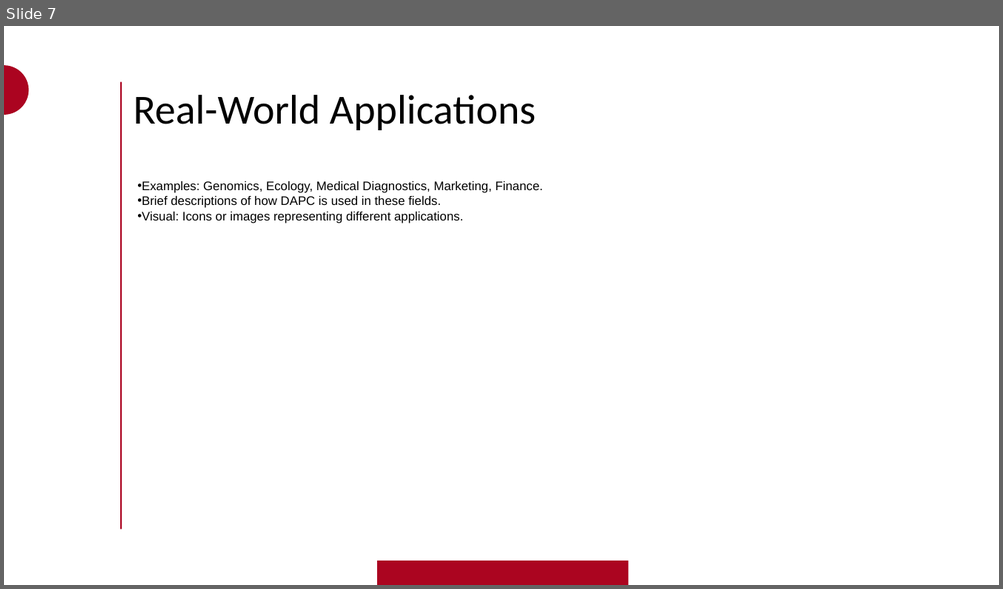
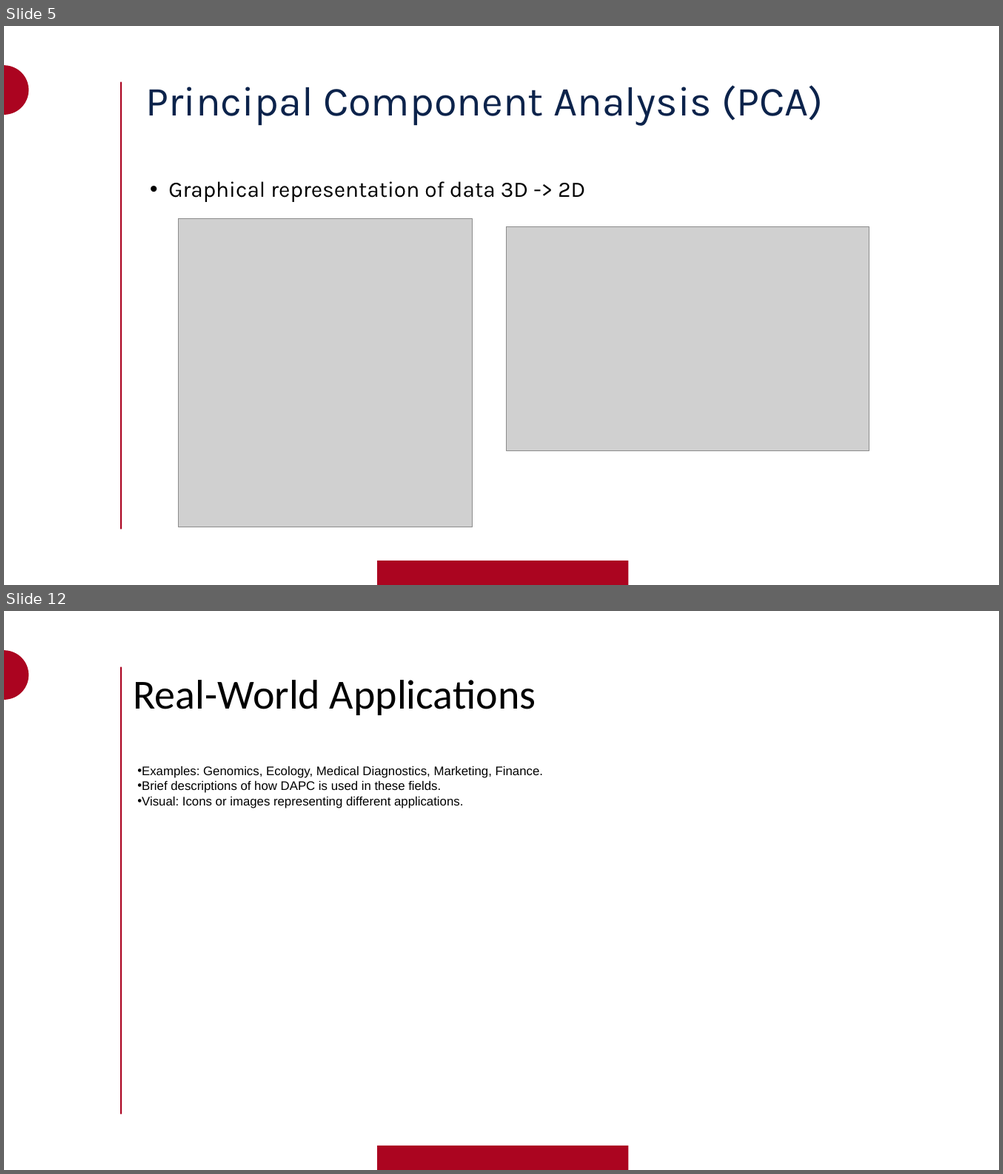
Before and after one commit to rileymawson/INFO_523_DAPC, a slide deck: DAPC_Info_523_RPM_BJMM.pptx. Shown one above the other, each under a label of ours: slide 7 before the commit, slides 5 and 12 after it; the slides between them are not shown. The pictures are 1003x589 and 1003x1174 pixels, drawn with LibreOffice and Linux fonts; fonts in the diff are those of the drawing; grey boxes stand for pictures; background and template pictures are left out. Boxes give left, top, right and bottom in pixels: in the first picture for what was removed or moved away, otherwise in the second. Text is boxed around its words. In the diff, an @@ line names an element or a change of style, - is before the commit and + after.

```diff
--- a/DAPC_Info_523_RPM_BJMM.pptx
+++ b/DAPC_Info_523_RPM_BJMM.pptx
@@ slide 5 added at (x1=4, y1=26, x2=999, y2=585), background #FFFFFF; not listed: 3 template elements that a slide beside it also shows @@
@@ title added at (x1=145, y1=85, x2=822, y2=126), 60 pt, text #0C234B @@
+Principal Component Analysis (PCA)
@@ text added at (x1=168, y1=181, x2=585, y2=202), 32 pt, text #000000 @@
+• Graphical representation of data 3D -> 2D
@@ picture added at (x1=178, y1=219, x2=472, y2=528) @@
@@ picture added at (x1=506, y1=227, x2=869, y2=451) @@
@@ what was slide 7 is now slide 12 @@
```
Also in this commit, not shown: 3 slides changed, 10 other slides added, 1 other file.
